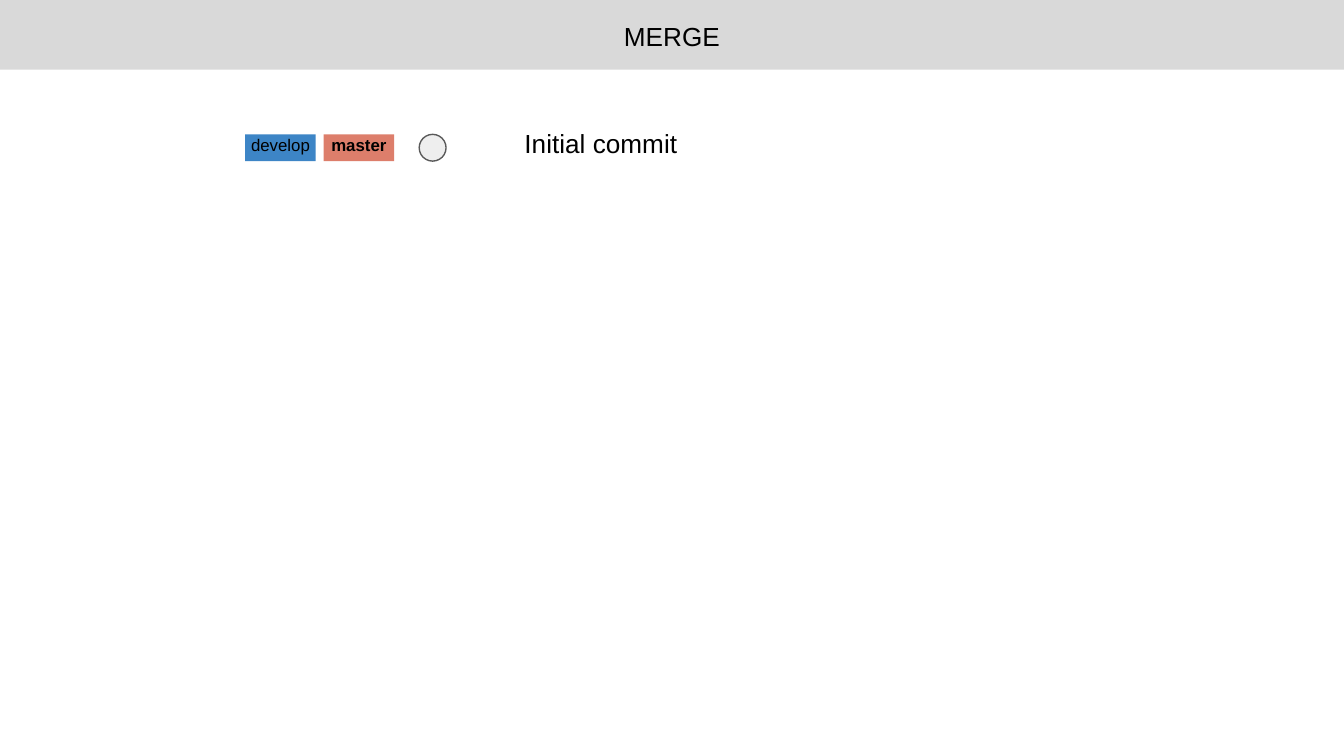
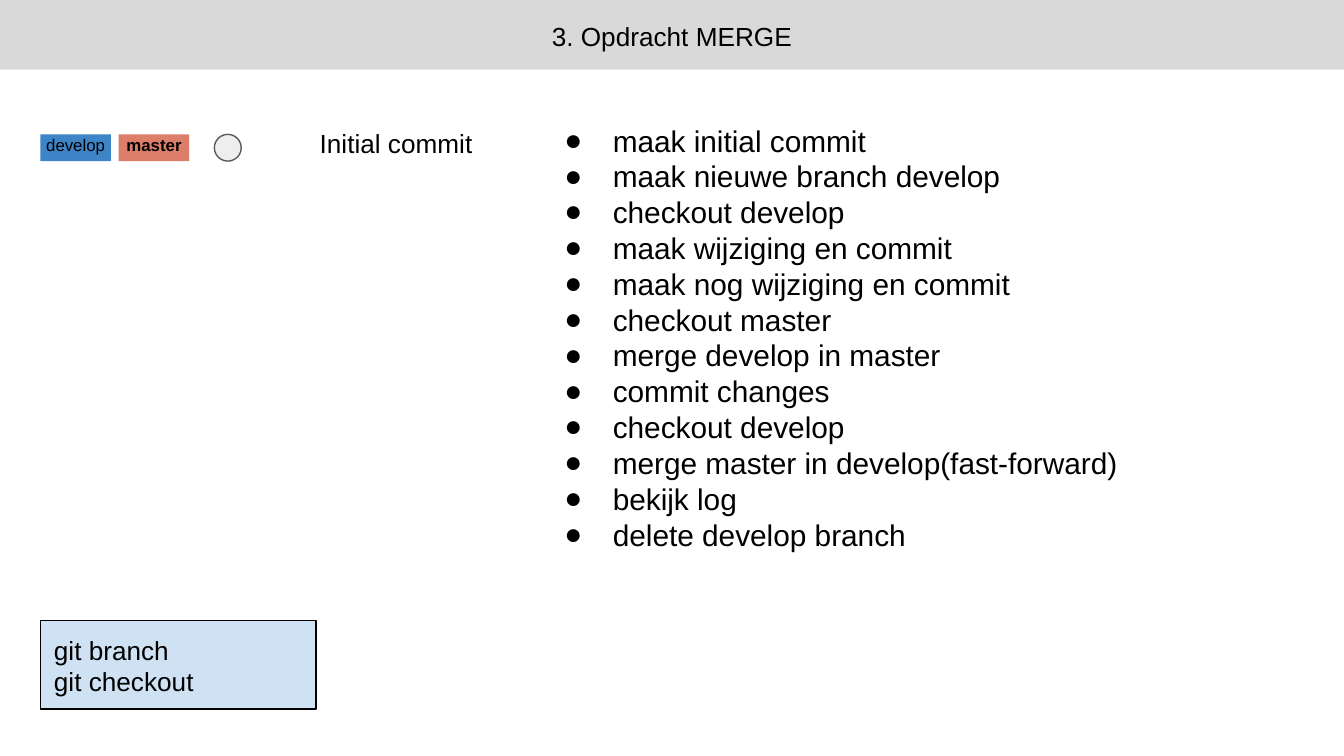
Before and after one commit to Lveekhout/juniorsoftwareengineer, a slide deck: slide 2 of git-workshop-opdracht-merge-no-conflict.pptx. Drawn at 1344x756 pixels with LibreOffice and Linux fonts; fonts in the diff are those of the drawing. Boxes give left, top, right and bottom in pixels: in the first picture for what was removed or moved away, otherwise in the second. Text is boxed around its words. In the diff, an @@ line names an element or a change of style, - is before the commit and + after.

```diff
--- a/git-workshop-opdracht-merge-no-conflict.pptx
+++ b/git-workshop-opdracht-merge-no-conflict.pptx
@@ text in rectangle at <box>552,27,792,52</box>: text changed @@
-MERGE
+3. Opdracht MERGE
@@ 2 rectangles, 1 text, 1 ellipse: place and size @@
-2 rectangles, 1 text, 1 ellipse at <box>245,134,677,161</box>
+2 rectangles, 1 text, 1 ellipse at <box>40,134,472,161</box>
@@ text added at <box>613,130,1117,551</box>, 16 pt, text #000000 @@
+● maak initial commit
+● maak nieuwe branch develop
+● checkout develop
+● maak wijziging en commit
+● maak nog wijziging en commit
+● checkout master
+● merge develop in master
+● commit changes
+● checkout develop
+● merge master in develop(fast-forward)
+● bekijk log
+● delete develop branch
@@ rectangle added at <box>40,621,316,710</box>, fill #CFE2F3, outline #000000 0.75 pt, 14 pt, text #000000 @@
+git branch
+git checkout
```
Also in this commit, not shown: 9 other slides changed, 14 other files.
